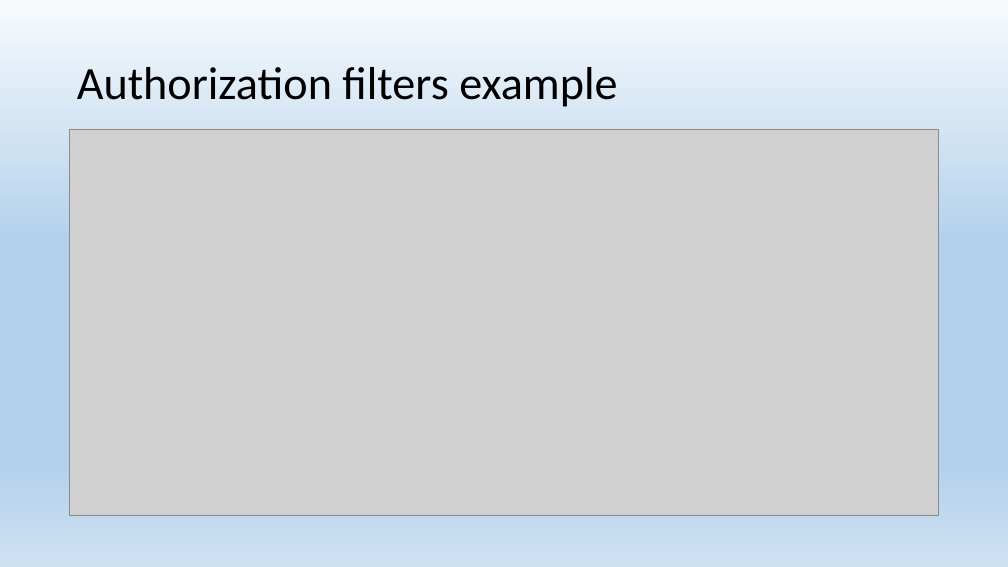
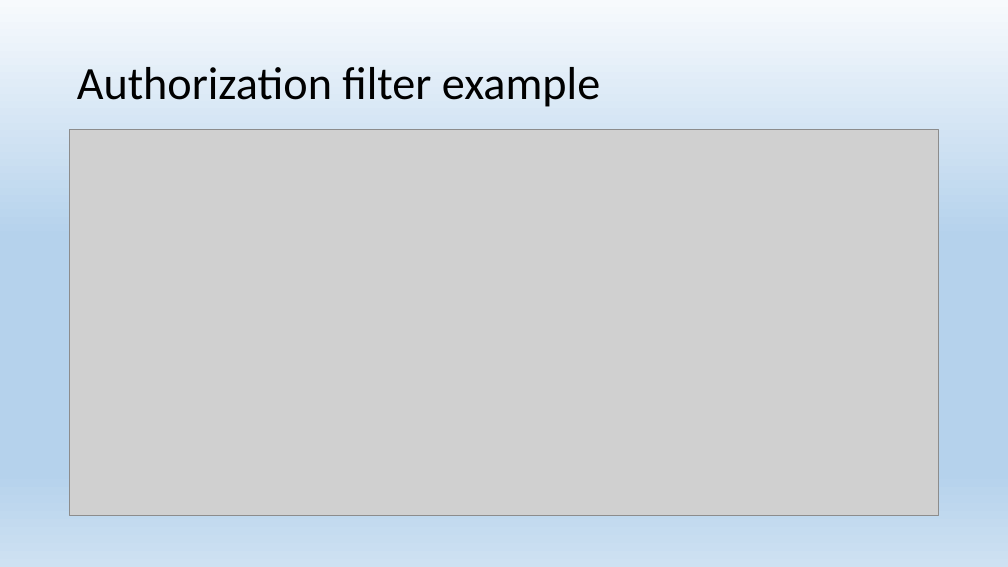
Before and after one commit to EPilyaev/ASPNetCoreMVC, a slide deck: slide 23 of AspNetCoreMVC.pptx. Drawn at 1008x567 pixels with LibreOffice and Linux fonts; fonts in the diff are those of the drawing; grey boxes stand for pictures. Boxes give left, top, right and bottom in pixels: in the first picture for what was removed or moved away, otherwise in the second. Text is boxed around its words. In the diff, an @@ line names an element or a change of style, - is before the commit and + after.

Commit message:
Add Action filters and Async action filters

```diff
--- a/AspNetCoreMVC.pptx
+++ b/AspNetCoreMVC.pptx
@@ title at (77,67,600,107): text changed @@
-Authorization filters example
+Authorization filter example
```
Also in this commit, not shown: 2 other slides changed, 7 slides added, 3 other files.
